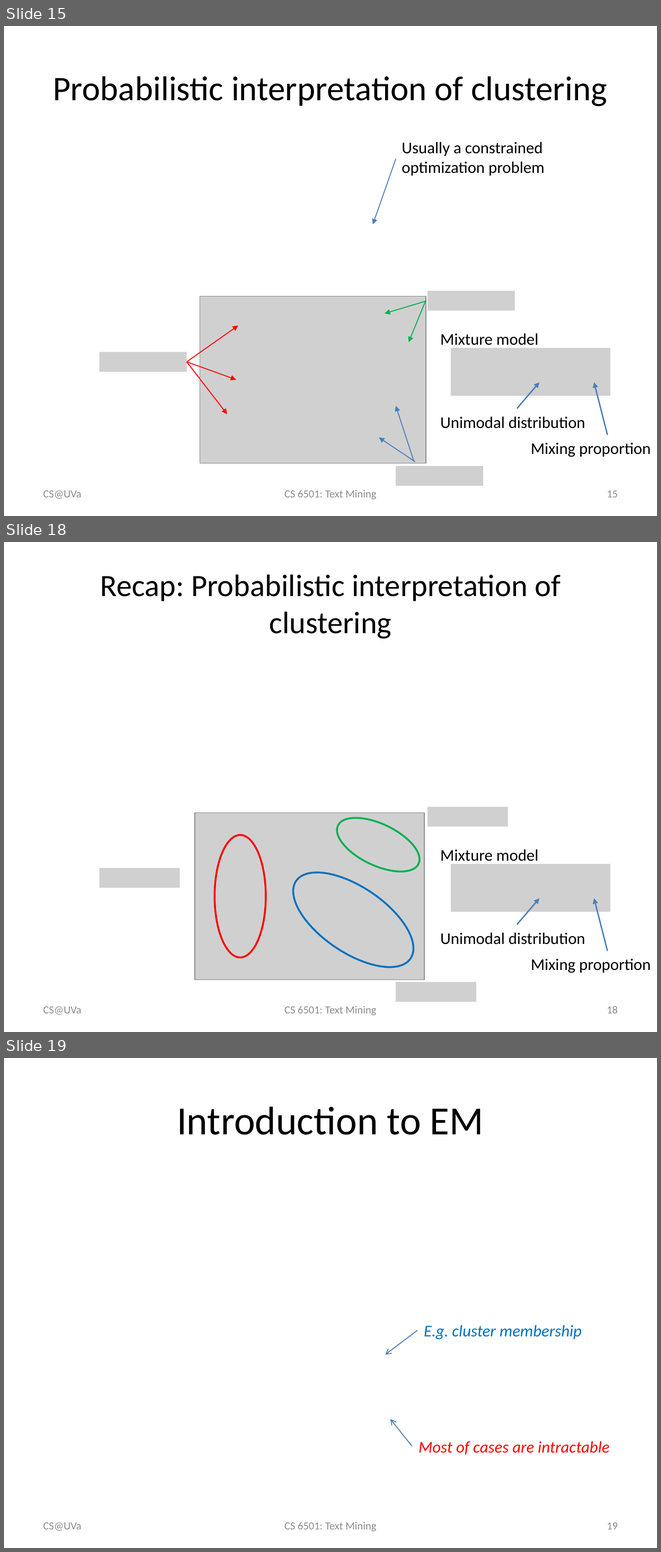
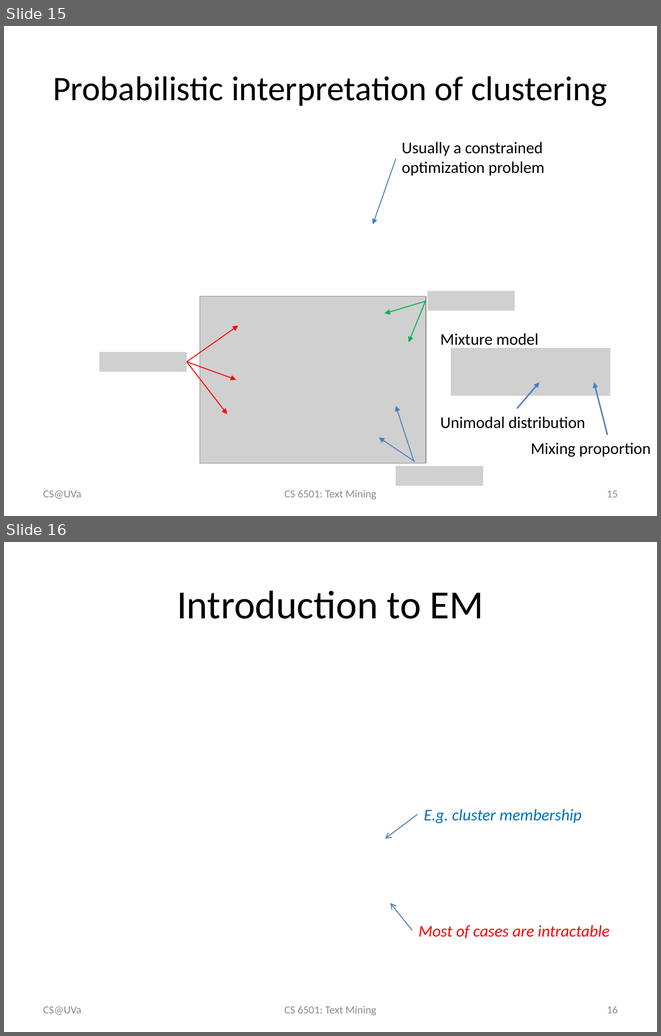
Before and after one commit to wang296/CS6501-Text-Mining, a slide deck: docs/k-means.pptx. Shown one above the other, each under a label of ours: slides 15, 18 and 19 before the commit, slides 15 and 16 after it; the slides between them are not shown. The pictures are 661x1552 and 661x1036 pixels, drawn with LibreOffice and Linux fonts; fonts in the diff are those of the drawing; grey boxes stand for pictures. Boxes give left, top, right and bottom in pixels: in the first picture for what was removed or moved away, otherwise in the second. Text is boxed around its words. In the diff, an @@ line names an element or a change of style, - is before the commit and + after.

Commit message:
text clustering

```diff
--- a/docs/k-means.pptx
+++ b/docs/k-means.pptx
@@ slide 18 removed at box(4, 542, 657, 1032), background #FFFFFF @@
@@ title removed at box(100, 574, 560, 638) @@
-Recap: Probabilistic interpretation of clustering
@@ ellipse removed at box(329, 806, 427, 883) @@
@@ picture removed at box(428, 806, 508, 826) @@
@@ picture removed at box(195, 812, 424, 979) @@
@@ ellipse removed at box(215, 835, 266, 958) @@
@@ ellipse removed at box(277, 854, 429, 985) @@
@@ text removed at box(440, 849, 538, 865) @@
-Mixture model
@@ picture removed at box(99, 868, 179, 888) @@
@@ picture removed at box(451, 864, 610, 911) @@
@@ arrow removed from (517, 924) to (539, 898) @@
@@ arrow removed from (607, 951) to (594, 898) @@
@@ text removed at box(440, 932, 585, 944) @@
-Unimodal distribution
@@ text removed at box(531, 958, 651, 973) @@
-Mixing proportion
@@ picture removed at box(396, 981, 476, 1001) @@
@@ text removed at box(43, 1006, 81, 1014) @@
-CS@UVa
@@ text removed at box(284, 1006, 376, 1015) @@
-CS 6501: Text Mining
@@ page number removed at box(607, 1006, 618, 1013) @@
-18
@@ what was slide 19 is now slide 16 @@
@@ page number at box(607, 1006, 618, 1013): text changed @@
-19
+16
```
Also in this commit, not shown: 2 other slides removed, 6 other files.
